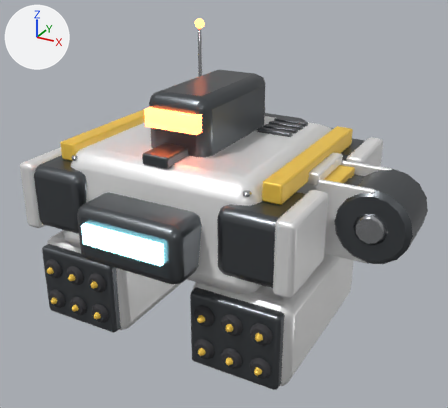
An edit to the glTF model public/assets/models/robots/titan/missile.glb, drawn before and after from the same camera.
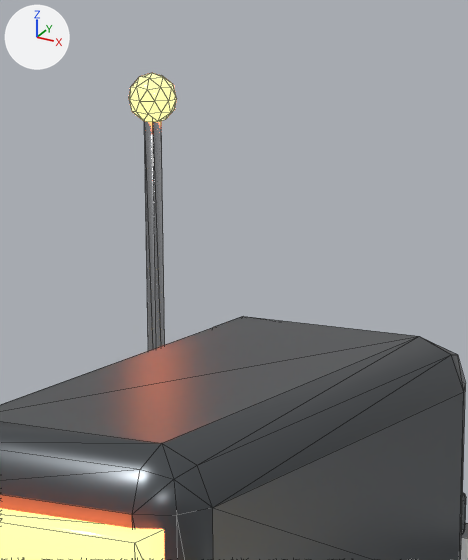
Old and new are each drawn whole from a 50 mm lens placed at (0.663, -1.147, 0.522), pointed at (0.05, -0.032, -0.035) and again close up on the part from 37% to 59% of the width and 1% to 30% of the height. Arrows for +X, +Y and +Z are at upper left; the lights stay in place. The older version's two pictures come first. The close-ups show mesh edges as thin lines. Vertices at exactly the same position are counted once.

In view in the first close-up: 'Hull', 'Turret'.
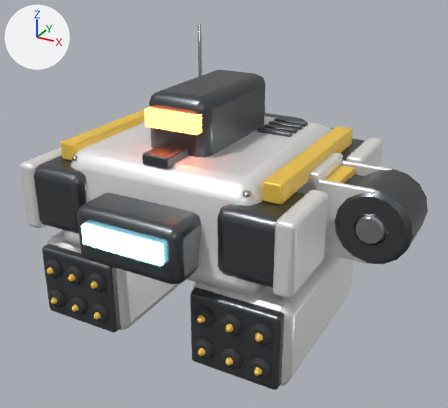
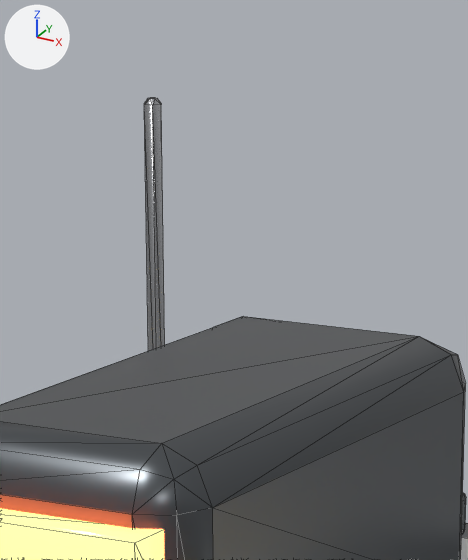
Pixel boxes [x1, y1, x2, y2] of what changed, in the close-ups (468 x 560 px):
'Hull', reshaped (mostly hidden)
    before: [129, 73, 468, 560]
    after: [144, 98, 468, 560]
part 1 of me_hull, deleted
    before: [129, 73, 176, 122]

The change, as a list of edits to the scene's bpy script:
```text
Change me_hull:
    used by ob_hull; location = (0.0, 0.0, 0.0)
    remove me_hull.from_pydata(...)  # 1554 vertices, 2980 faces; spans x -0.317..0.317, y -0.342..0.352, z -0.18..0.323
    add me_hull.from_pydata(...)  # 1512 vertices, 2900 faces; spans x -0.317..0.317, y -0.342..0.352, z -0.18..0.31
    me_hull part 1: the loose piece of 42 vertices spanning x -0.182..-0.158, y 0.227..0.253, z 0.297..0.323 is deleted
```
